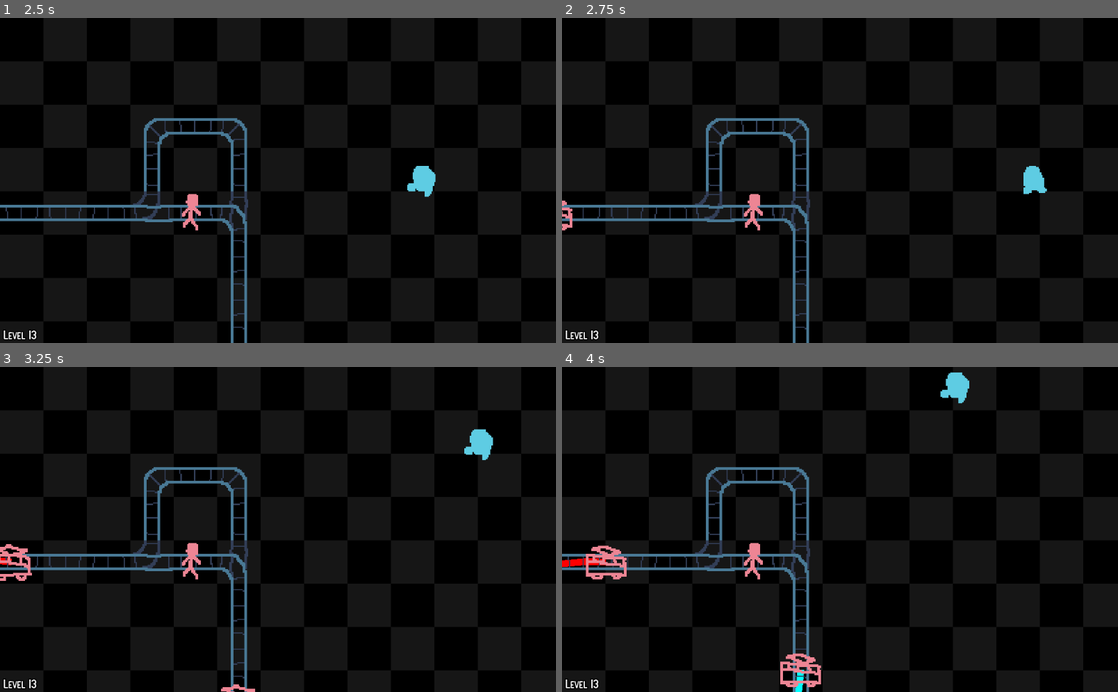
Above: before the commit, frames 1-4 (two rows, left to right).
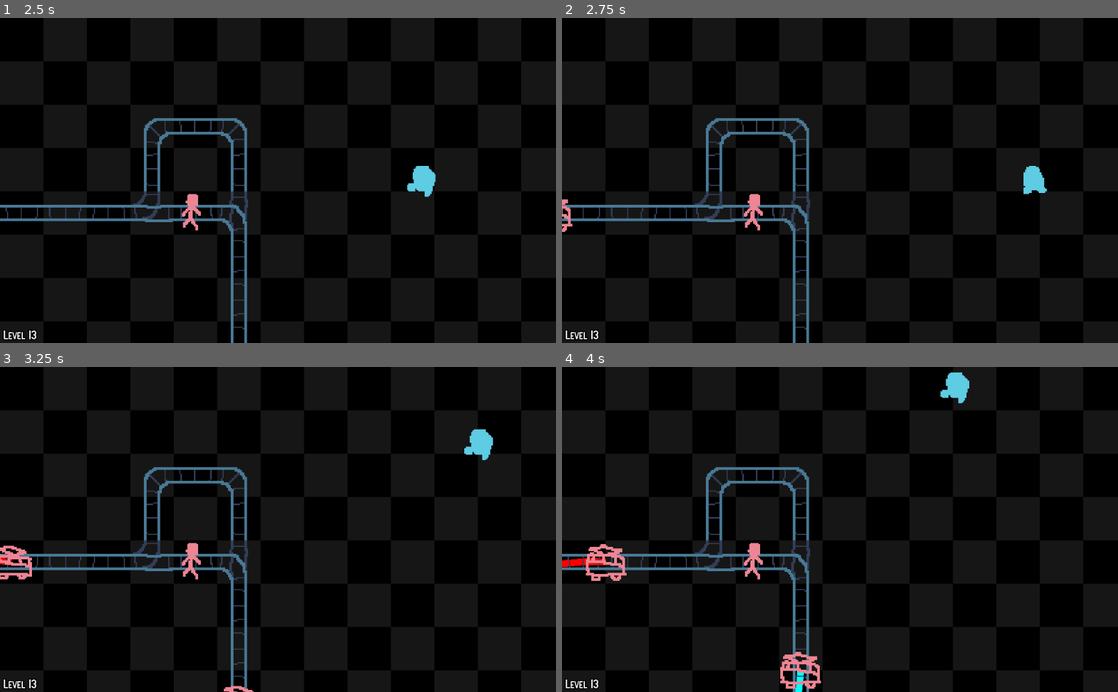
Above: after the commit, the same moments.

Repository: albertnez/ld50
Game: Godot game, scene res://scenes/world.tscn
The game is run twice, just before and just after one commit, with the same random seed, the same clock (stepped at 60 frames per second) and the same inputs.
Inputs:
- Up to frame 1 (2.5 s): tap Enter (restart) at 0.5 s; hold Right (ui_right) 0.53-1.28 s; hold Down (ui_down) 1.28-2.03 s; hold Right (ui_right) from 2.03 s (still down)
- Up to frame 2 (2.75 s): keep holding Right (ui_right)
- Up to frame 3 (3.25 s): release Right (ui_right) at 2.78 s; hold Up (ui_up) from 2.78 s (still down)
- Up to frame 4 (4 s): release Up (ui_up) at 3.53 s; hold Left (ui_left) from 3.53 s (still down)

Frame 1 is identical in both runs. In frame 2, less than 0.1% of the frame differs, in the area x 0-2%, y 55-66%; in frame 3, 0.2%; in frame 4, 0.5%, in the area x 4-47%, y 54-100%.

Commit message:
Clarify use of Trolley group

Diff:
--- a/scenes/trolley.gd
+++ b/scenes/trolley.gd
@@ -131,6 +131,8 @@
 func _on_Trolley_area_entered(area: Area2D) -> void:
 	if GlobalState.level_lost:
 		return
+	# Trolley as a group, because using 'Trolley' class check causes dependency cycle in godot3
+	# Also check indices, to avoid triggering twice unnecessarily.
 	if area.is_in_group("Trolley") and area.get_index() < get_index():
 		EventBus.emit_signal("trolley_crash_with_trolley")
 
--- a/scenes/trolley.tscn
+++ b/scenes/trolley.tscn
@@ -27,7 +27,6 @@
 
 [node name="Trolley" type="AnimatedSprite" parent="."]
 frames = SubResource( 2 )
-frame = 1
 playing = true
 
 [node name="CollisionShape2D" type="CollisionShape2D" parent="."]
